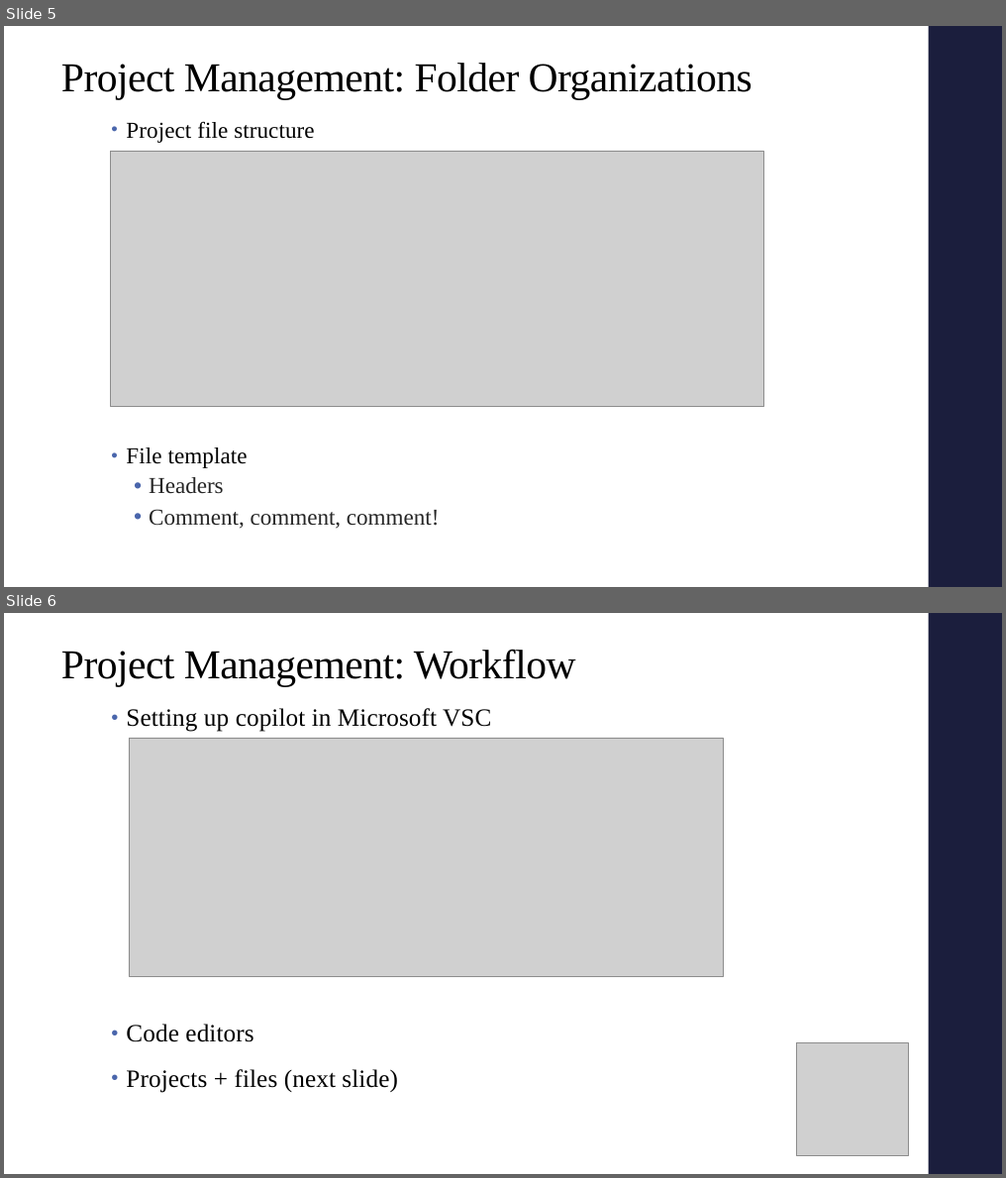
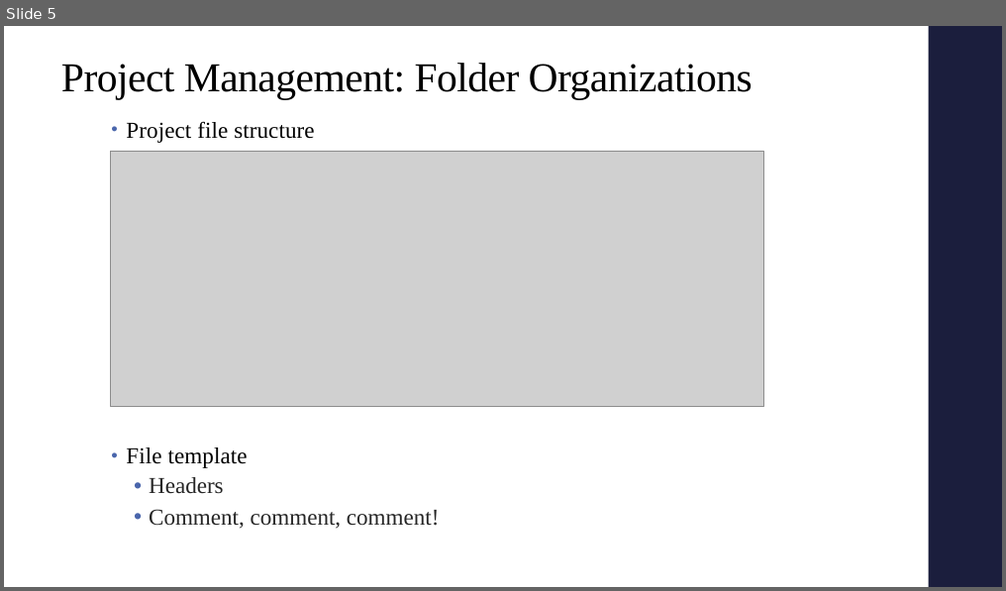
Before and after one commit to alex-hoagland/HAD5772, a slide deck: Lectures/Lecture02_Intro-to-R_DescriptiveStatistics/Lecture2_RIntro_Descriptives.pptx. Shown one above the other, each under a label of ours: slides 5 and 6 before the commit, slide 5 after it. The pictures are 1006x1178 and 1006x591 pixels, drawn with LibreOffice and Linux fonts; fonts in the diff are those of the drawing; grey boxes stand for pictures. Boxes give left, top, right and bottom in pixels: in the first picture for what was removed or moved away, otherwise in the second. Text is boxed around its words. In the diff, an @@ line names an element or a change of style, - is before the commit and + after.

```diff
--- a/Lectures/Lecture02_Intro-to-R_DescriptiveStatistics/Lecture2_RIntro_Descriptives.pptx
+++ b/Lectures/Lecture02_Intro-to-R_DescriptiveStatistics/Lecture2_RIntro_Descriptives.pptx
@@ slide 6 removed at [4, 613, 1002, 1174], background #FFFFFF; not listed: 1 template element that a slide beside it also shows @@
@@ title removed at [61, 649, 576, 687] @@
-Project Management: Workflow
@@ text removed at [126, 708, 491, 1093] @@
-• Setting up copilot in Microsoft VSC
-• Code editors
-• Projects + files (next slide)
@@ picture removed at [129, 738, 724, 977] @@
@@ picture removed at [796, 1044, 908, 1156] @@
```
Also in this commit, not shown: 4 slides changed, 3 other files.
